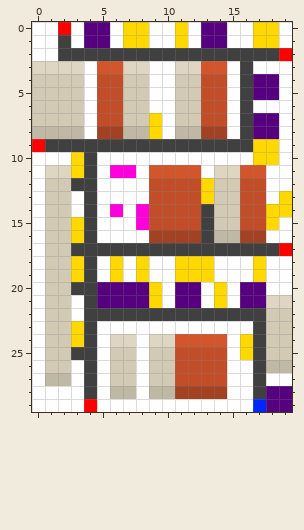
Pixel-art sprite, stored at data/maps/level4_blocking.png. The first picture shows the starting point.
The file is 20x30 pixels. Colours within 5 levels of each other are drawn and written as one.
Once edited:
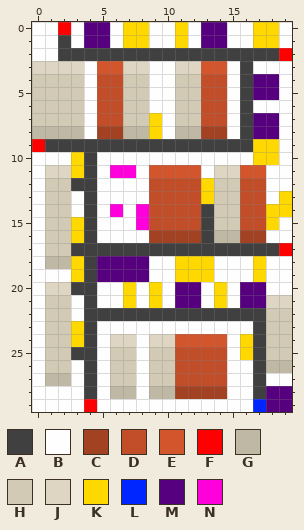
Palette (. is transparent): A #404040  B #fffffffc  C #a34222  D #c14e28  E #d3552b  F #ff0000  G #bfb8a5  H #d2cab4  J #ded6c2  K #ffd800  L #0026ff  M #57007f  N #ff00dc
What changed:
y 18: x 1..2 HH -> GG; x 5..8 BKBK -> MMMM
y 19: x 1..2 HH -> BB; x 5..8 BKBK -> MMMM
y 20: x 1..2 HH -> JJ; x 5..8 MMMM -> BBKB
y 21: x 5..8 MMMM -> BBKB
